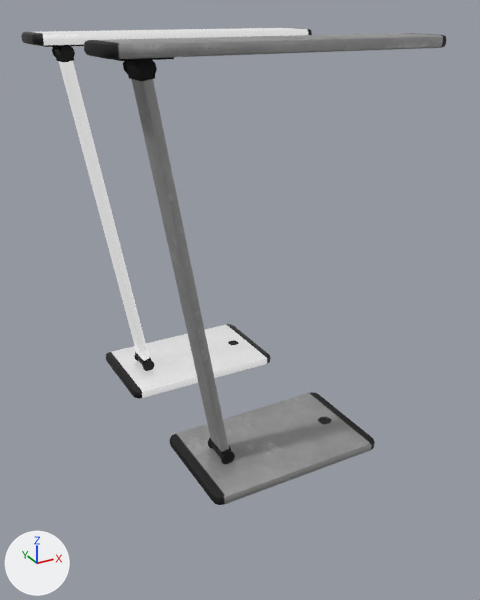
The Blender file Assets/IllusoryMemory/Models/Lamp/Lamp.blend as it was, and as the next commit left it.
One viewpoint serves both versions: a 50 mm camera at (-0.294, -0.469, 0.402) aimed at (-0.007, 0.054, 0.141). Every picture has the same lights, and +X, +Y and +Z are marked at lower left.

The first picture shows 'Cube', 'Lamp'.
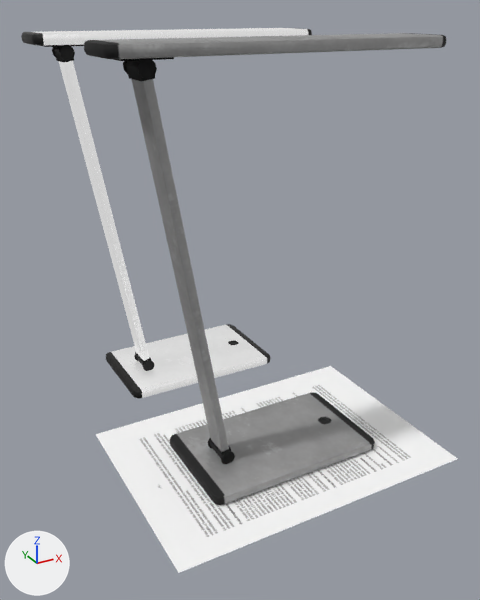
Location of each change, [x1, y1, x2, y2] in pixels of the pictures (480 x 600 px):
'Paper', added
    after: [96, 366, 458, 573]

The change, as a list of edits to the scene's bpy script:
```text
Add img_page4_png:
    img_page4_png = load_image('Page4.png', '../Paper/Page4.png', 512, 512, 'sRGB')
Add mat_paper:
    mat_paper = bpy.data.materials.new('Paper')
    # uses the picture img_page4_png
Add me_plane:
    me_plane.from_pydata(...)  # 4 vertices, 1 face; spans x -0.148..0.148, y -0.105..0.105, z 0.0
    me_plane.materials.append(mat_paper)
Add ob_paper:
    ob_paper = bpy.data.objects.new('Paper', me_plane)
    ob_paper.location = (0.0, 0.0, 0.0)
```
